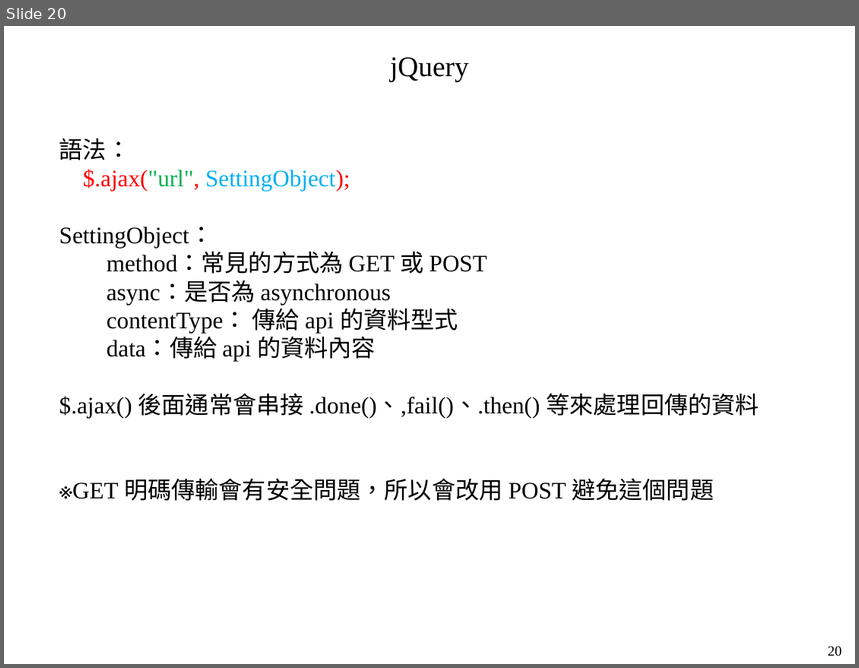
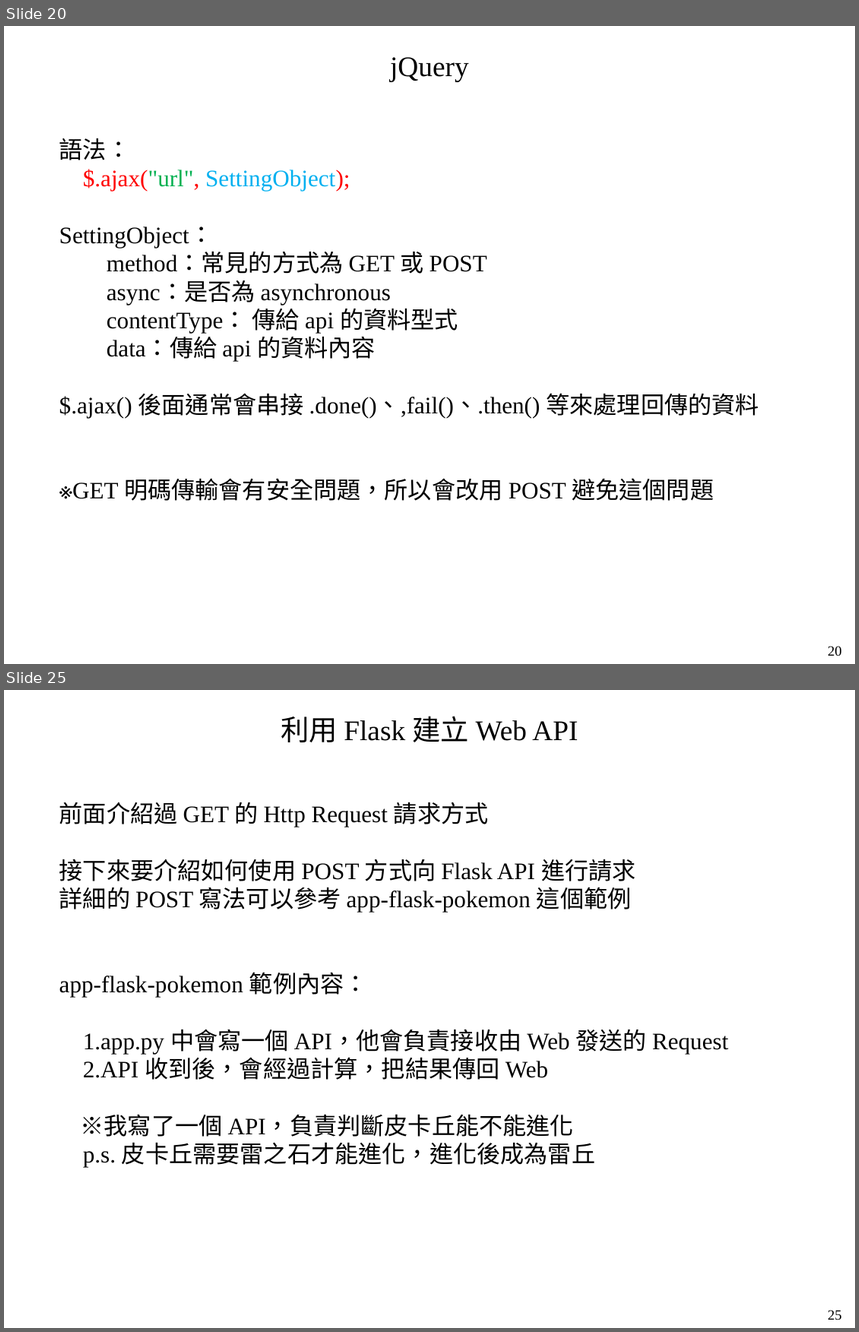
Before and after one commit to mar120434/2021_web_tutor, a slide deck: 動態網頁.pptx. Shown one above the other, each under a label of ours: slide 20 before the commit, slides 20 and 25 after it; the slides between them are not shown. The pictures are 859x668 and 859x1332 pixels, drawn with LibreOffice and Linux fonts; fonts in the diff are those of the drawing. Boxes give left, top, right and bottom in pixels: in the first picture for what was removed or moved away, otherwise in the second. Text is boxed around its words. In the diff, an @@ line names an element or a change of style, - is before the commit and + after.

Commit message:
21210804_0055 add Flask

```diff
--- a/動態網頁.pptx
+++ b/動態網頁.pptx
@@ slide 25 added at <box>4,690,855,1328</box>, background #FFFFFF @@
@@ text added at <box>281,716,578,742</box>, 24 pt, text #000000 @@
+利用 Flask 建立 Web API
@@ text added at <box>59,802,728,1167</box>, 20 pt, text #000000 @@
+前面介紹過 GET 的 Http Request 請求方式
+接下來要介紹如何使用 POST 方式向 Flask API 進行請求
+詳細的 POST 寫法可以參考 app-flask-pokemon 這個範例
+app-flask-pokemon 範例內容：
+1.app.py 中會寫一個 API，他會負責接收由 Web 發送的 Request
+2.API 收到後，會經過計算，把結果傳回 Web
+※我寫了一個 API，負責判斷皮卡丘能不能進化
+p.s. 皮卡丘需要雷之石才能進化，進化後成為雷丘
@@ text added at <box>828,1310,842,1321</box>, 12 pt, text #000000 @@
+25
```
Also in this commit, not shown: 5 other slides added, 2 other files.
